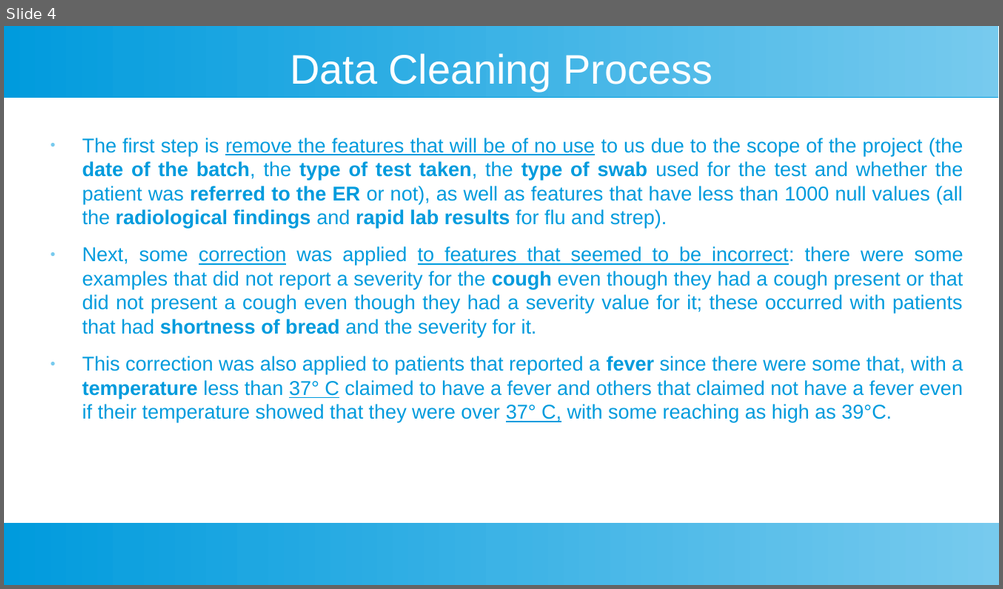
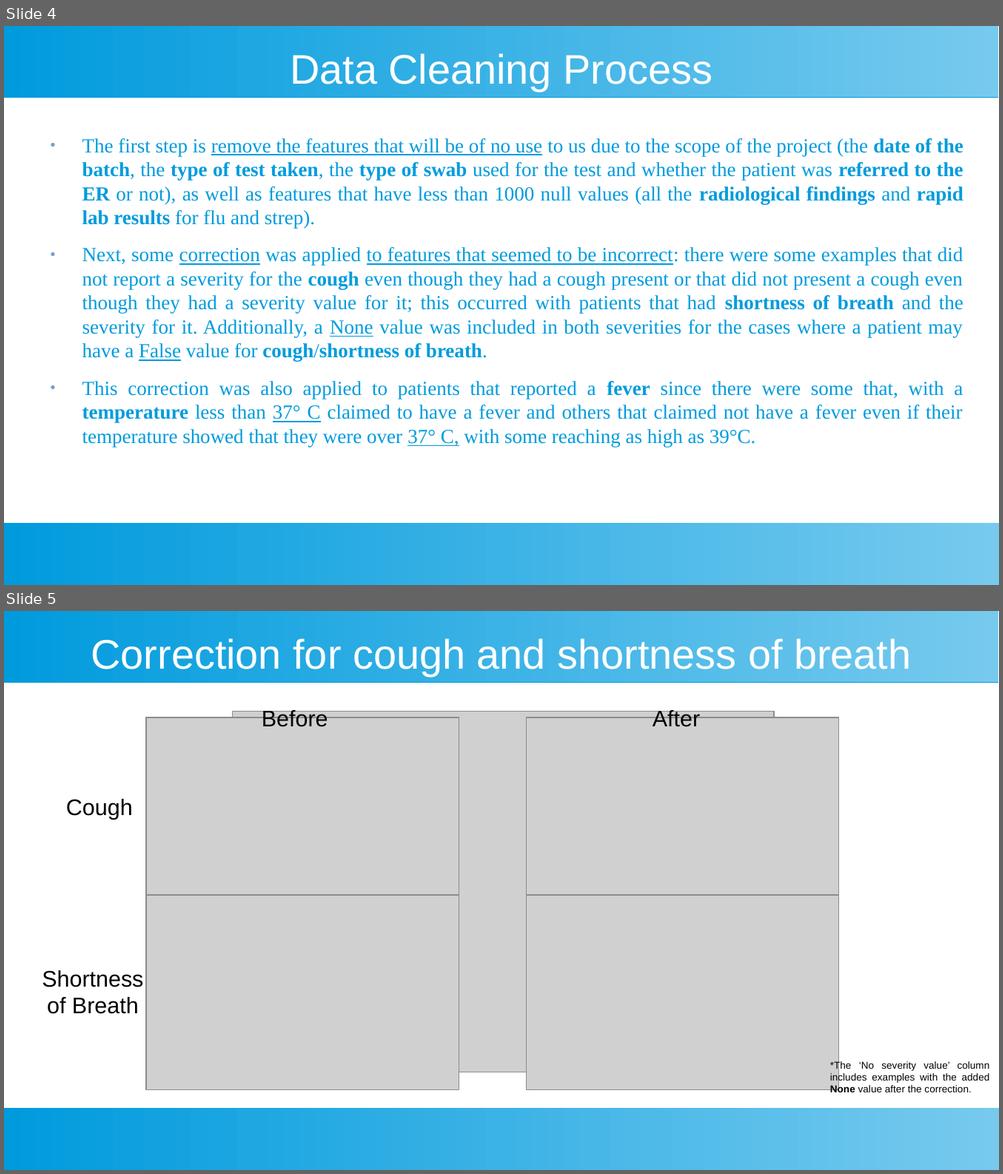
Before and after one commit to Sir-Slade/covid_prediction_project, a slide deck: Covid_Predictor_Report.odp. Shown one above the other, each under a label of ours: slide 4 before the commit, slides 4 and 5 after it. The pictures are 1003x589 and 1003x1174 pixels, drawn with LibreOffice and Linux fonts; fonts in the diff are those of the drawing; grey boxes stand for pictures. Boxes give left, top, right and bottom in pixels: in the first picture for what was removed or moved away, otherwise in the second. Text is boxed around its words. In the diff, an @@ line names an element or a change of style, - is before the commit and + after.

Commit message:
Created figures for significance tests, chi-squared tests and correlations, added them to the report and continued writting the report. We are now in the Model develoment and experiments phase of the report

```diff
--- a/Covid_Predictor_Report.odp
+++ b/Covid_Predictor_Report.odp
@@ slide 5 added at (4,611,999,1170), background #FFFFFF; not listed: 2 template elements that a slide beside it also shows @@
@@ title added at (91,638,910,676), 33 pt, text #FFFFFF @@
+Correction for cough and shortness of breath
@@ picture added at (145,718,458,914) @@
@@ picture added at (233,711,774,1072) @@
@@ text added at (262,709,328,727), 18 pt, text #000000 @@
+Before
@@ picture added at (526,718,839,914) @@
@@ text added at (652,709,700,727), 18 pt, text #000000 @@
+After
@@ text added at (66,799,133,820), 18 pt, text #000000 @@
+Cough
@@ picture added at (145,895,458,1091) @@
@@ picture added at (526,895,839,1091) @@
@@ text added at (42,971,143,1014), 18 pt, text #000000 @@
+Shortness of Breath
@@ text added at (830,1061,990,1093), 8 pt, text #000000 @@
+*The ‘No severity value’ column includes examples with the added None value after the correction.
@@ slide 4 changed as well @@
@@ text at (82,138,963,447): font Arial to Times New Roman in "The first step is remove the features ...", "This correction was also applied to patients ..."; bullet colour #77CAEE to #729FCF @@
@@ text at (82,247,963,362): text changed; font Arial to Times New Roman @@
-● Next, some correction was applied to features that seemed to be incorrect: there were some examples that did not report a severity for the cough even though they had a cough present or that did not present a cough even though they had a severity value for it; these occurred with patients that had shortness of bread and the severity for it.
+● Next, some correction was applied to features that seemed to be incorrect: there were some examples that did not report a severity for the cough even though they had a cough present or that did not present a cough even though they had a severity value for it; this occurred with patients that had shortness of breath and the severity for it. Additionally, a None value was included in both severities for the cases where a patient may have a False value for cough/shortness of breath.
```
Also in this commit, not shown: 7 other slides changed, 4 other slides added, 3 other files.
